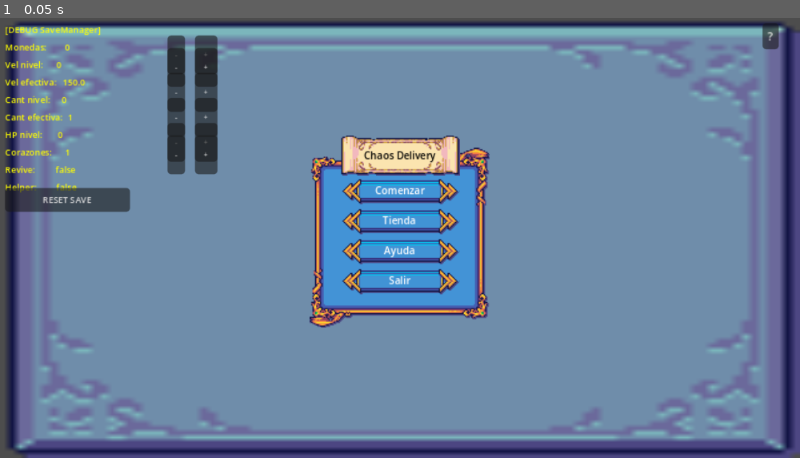
Above: before the commit, frame 1.
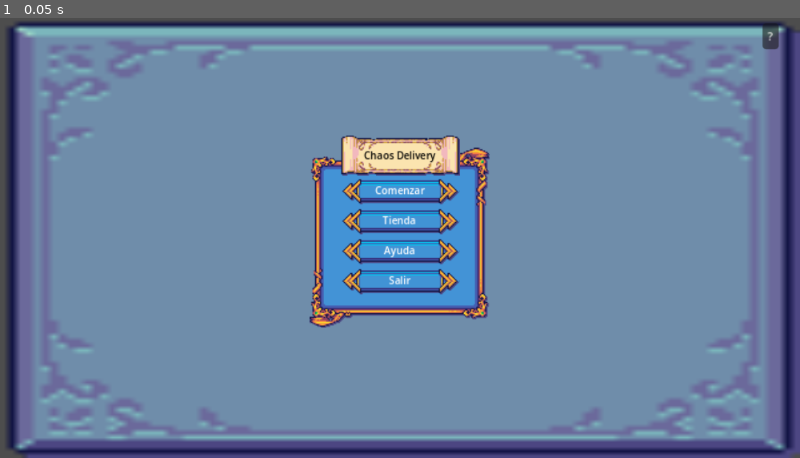
Above: after the commit, the same moment.

Repository: jaydev404/omega-kiro-game
Game: Godot game, scene res://Scenes/UI/ChaosMainMenu.tscn
Same seed, same stepped clock (60 frames per second), same inputs: the game is played once before the commit and once after it.
Inputs:
- Up to frame 1 (0.05 s): no input

The runs differ from the first frame. In frame 1, 3.2% of the frame differs, in the area x 0-28%, y 2-45%.

Commit message:
feat: shield counter, demo prep and web export setup
Shield:
- has_shield bool -> shield_count int (stackable, multiple level-ups)
- PlayerHealth decrements shield_count on hit instead of setting false
- ShieldLabel added to HUDPanel showing x1/x2... in light blue

Demo prep:
- DebugSavePanel hidden (visible=false) for public build
- export_presets.cfg added to .gitignore (contains local paths)
- export/web/ folder created outside project for itch.io upload

Docs:
- CHANGELOG [0.5.4] with deploy notes for itch.io

Diff:
--- a/Scenes/Levels/ChaosGame.tscn
+++ b/Scenes/Levels/ChaosGame.tscn
@@ -501,6 +501,15 @@
 scale = Vector2(0.5, 0.5)
 texture = ExtResource("14")
 
+[node name="ShieldLabel" type="Label" parent="HUDPanel"]
+visible = false
+position = Vector2(200, 8)
+offset_right = 20.0
+offset_bottom = 14.0
+theme_override_colors/font_color = Color(0.4, 0.8, 1, 1)
+theme_override_font_sizes/font_size = 8
+text = "x1"
+
 [node name="ReviveIcon" type="Sprite2D" parent="HUDPanel" unique_id=996689167]
 visible = false
 position = Vector2(174, 16)
--- a/Scenes/UI/ChaosMainMenu.tscn
+++ b/Scenes/UI/ChaosMainMenu.tscn
@@ -146,6 +146,7 @@
 vertical_alignment = 1
 
 [node name="DebugSavePanel" type="Node2D" parent="." unique_id=25283722]
+visible = false
 position = Vector2(4, 4)
 script = ExtResource("6")
 
--- a/Scripts/GameManager.gd
+++ b/Scripts/GameManager.gd
@@ -233,7 +233,7 @@
 
 func _on_power_shield() -> void:
 	if _player:
-		_player.has_shield = true
+		_player.shield_count += 1
 	_update_shield_icon()
 	_close_menu()
 
@@ -259,8 +259,14 @@
 
 func _update_shield_icon() -> void:
 	var shield_icon := get_tree().current_scene.get_node_or_null("HUDPanel/ShieldIcon")
-	if shield_icon and _player:
-		shield_icon.visible = _player.has_shield
+	var shield_label := get_tree().current_scene.get_node_or_null("HUDPanel/ShieldLabel") as Label
+	if _player:
+		var count := _player.shield_count
+		if shield_icon:
+			shield_icon.visible = count > 0
+		if shield_label:
+			shield_label.visible = count > 0
+			shield_label.text = "x" + str(count)
 	var revive_icon := get_tree().current_scene.get_node_or_null("HUDPanel/ReviveIcon")
 	if revive_icon:
 		revive_icon.visible = SaveManager.has_revive and not SaveManager.revive_used
--- a/Scripts/Player/PlayerController.gd
+++ b/Scripts/Player/PlayerController.gd
@@ -21,7 +21,7 @@
 	if locked:
 		velocity = Vector2.ZERO
 var max_carry: int = 1
-var has_shield: bool = false
+var shield_count: int = 0
 
 func _physics_process(_delta: float) -> void:
 	if _delivery_locked:
--- a/Scripts/Player/PlayerHealth.gd
+++ b/Scripts/Player/PlayerHealth.gd
@@ -66,8 +66,8 @@
 
 	# Escudo absorbe el golpe
 	var controller := get_parent() as PlayerController
-	if controller and controller.has_shield:
-		controller.has_shield = false
+	if controller and controller.shield_count > 0:
+		controller.shield_count -= 1
 		_start_invulnerability()
 		return false
 
Not shown, changed: .gitignore
Not shown, changed: CHANGELOG.md
